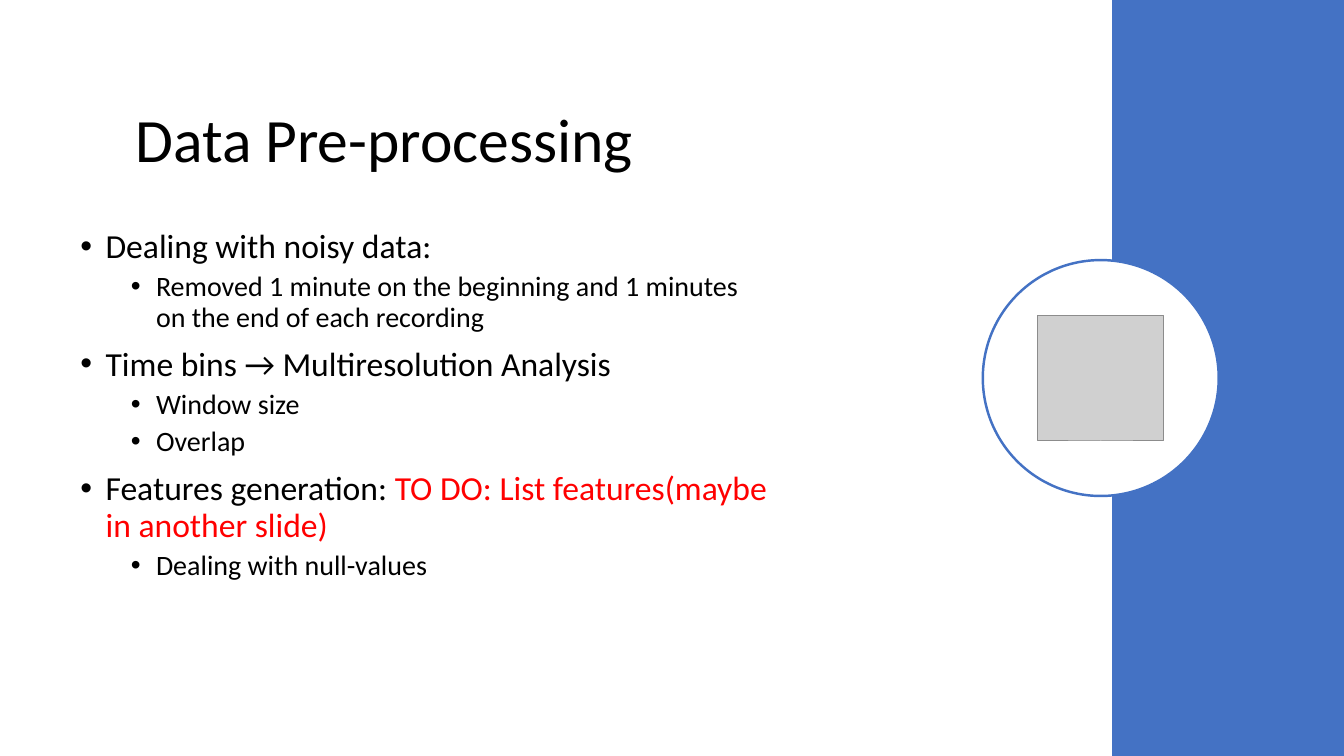
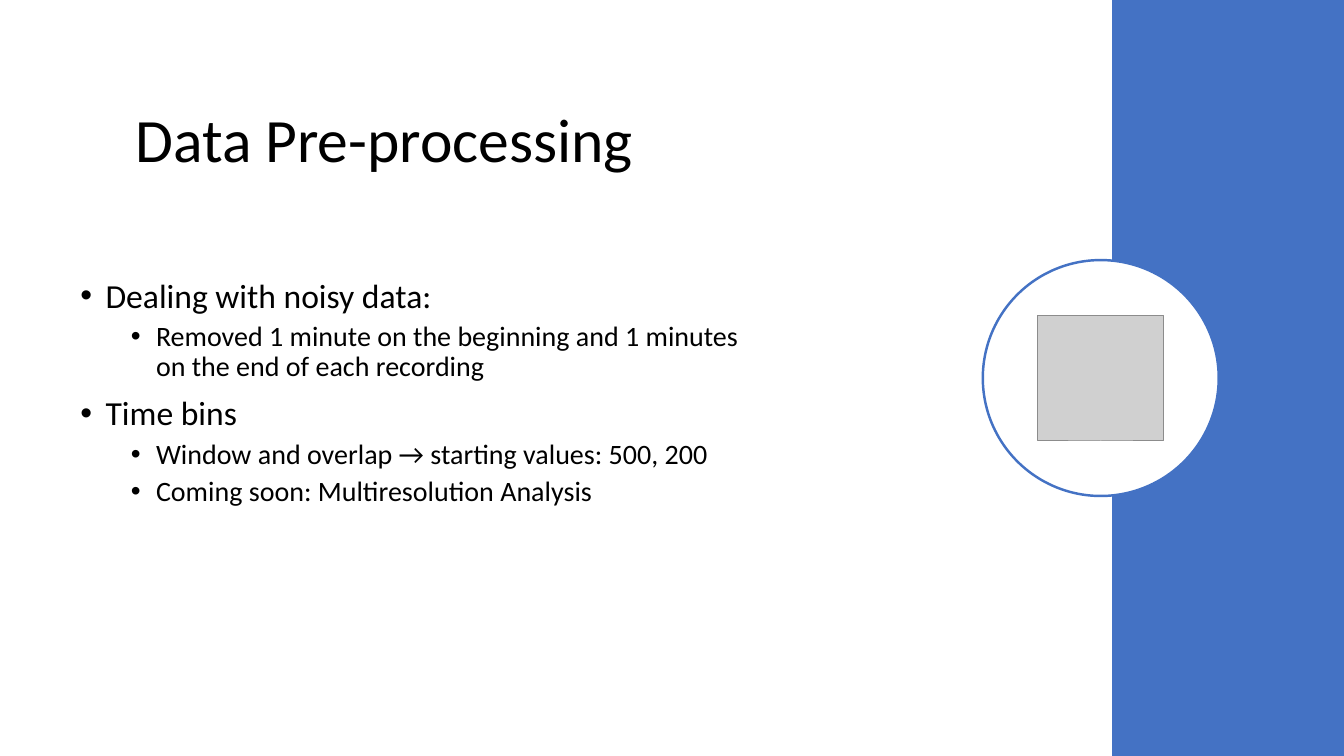
Before and after one commit to cerniello/WalkingPatternClassification_SL, a slide deck: slide 5 of Presentation Group 13.pptx (slide 6 before the commit). Drawn at 1344x756 pixels with LibreOffice and Linux fonts; fonts in the diff are those of the drawing; grey boxes stand for pictures. Boxes give left, top, right and bottom in pixels: in the first picture for what was removed or moved away, otherwise in the second. Text is boxed around its words. In the diff, an @@ line names an element or a change of style, - is before the commit and + after.

```diff
--- a/Presentation Group 13.pptx
+++ b/Presentation Group 13.pptx
@@ text at (x1=106, y1=401, x2=708, y2=506): text changed; size 24 to 20 pt @@
-• Time bins → Multiresolution Analysis
-  • Window size
-  • Overlap
-• Features generation: TO DO: List features(maybe in another slide)
-  • Dealing with null-values
+• Time bins
+  • Window and overlap → starting values: 500, 200
+  • Coming soon: Multiresolution Analysis
```
Also in this commit, not shown: 17 slides added, 8 slides removed.
